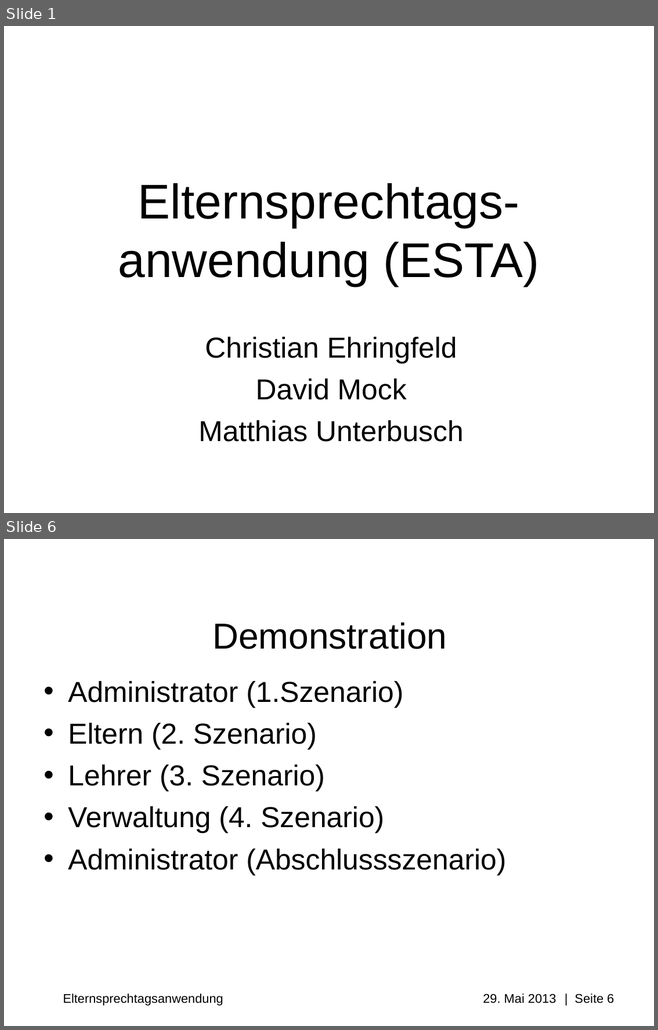
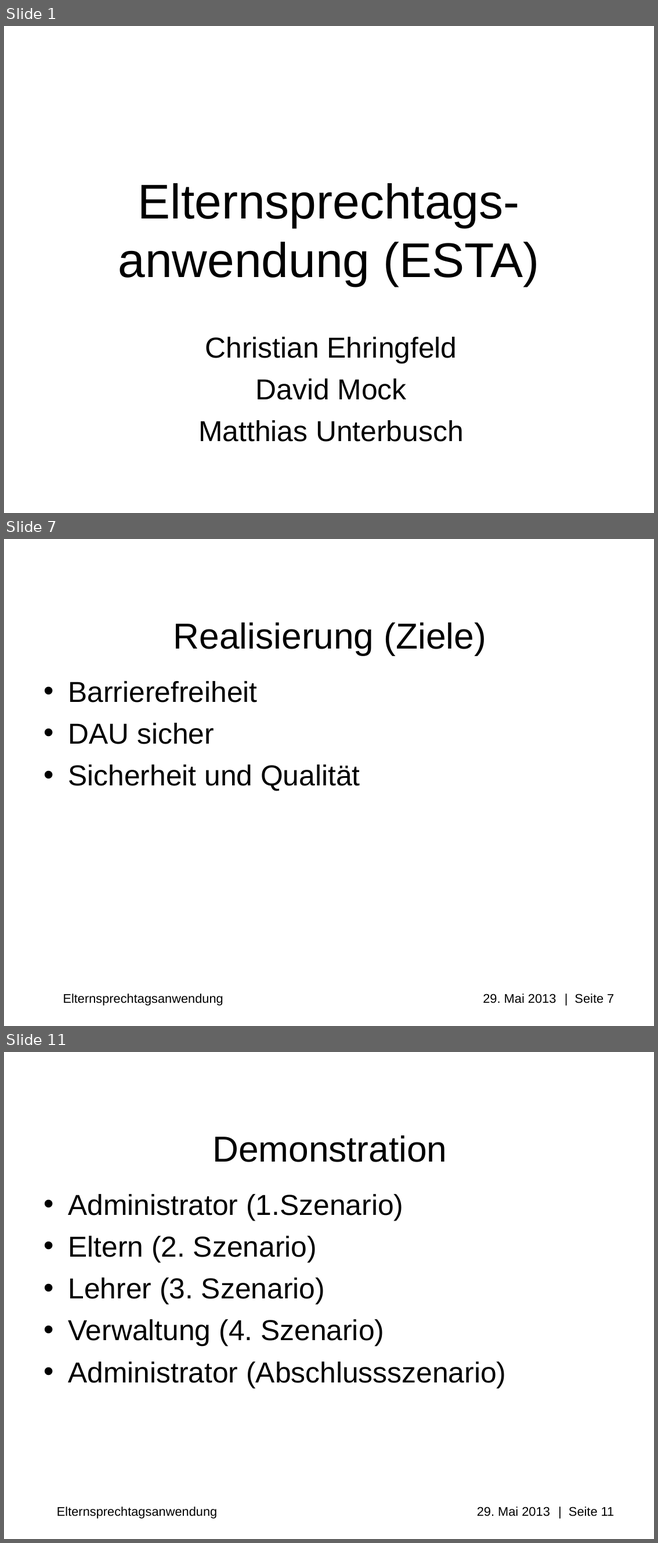
Before and after one commit to Professi/esta, a slide deck: docs/Praesentation/Elternsprechtagsapplikation(ESTA).ppt. Shown one above the other, each under a label of ours: slides 1 and 6 before the commit, slides 1, 7 and 11 after it; the slides between them are not shown. The pictures are 658x1030 and 658x1543 pixels, drawn with LibreOffice and Linux fonts; fonts in the diff are those of the drawing; background and template pictures are left out. Boxes give left, top, right and bottom in pixels: in the first picture for what was removed or moved away, otherwise in the second. Text is boxed around its words. In the diff, an @@ line names an element or a change of style, - is before the commit and + after.

```diff
--- a/docs/Praesentation/Elternsprechtagsapplikation(ESTA).ppt
+++ b/docs/Praesentation/Elternsprechtagsapplikation(ESTA).ppt
@@ slide 7 added at [4, 539, 654, 1026], background #FFFFFF; not listed: 1 template element that a slide beside it also shows @@
@@ title added at [173, 623, 486, 655], 40 pt, text #000000 @@
+Realisierung (Ziele)
@@ text added at [68, 681, 360, 791], 32 pt, text #000000 @@
+• Barrierefreiheit
+• DAU sicher
+• Sicherheit und Qualität
@@ what was slide 6 is now slide 11 @@
@@ text at [57, 1507, 614, 1519]: text changed @@
-Elternsprechtagsanwendung 29. Mai 2013 | Seite 6
+Elternsprechtagsanwendung 29. Mai 2013 | Seite 11
```
Also in this commit, not shown: 2 slides changed, 6 other slides added, 2 slides removed, 3 other files.
